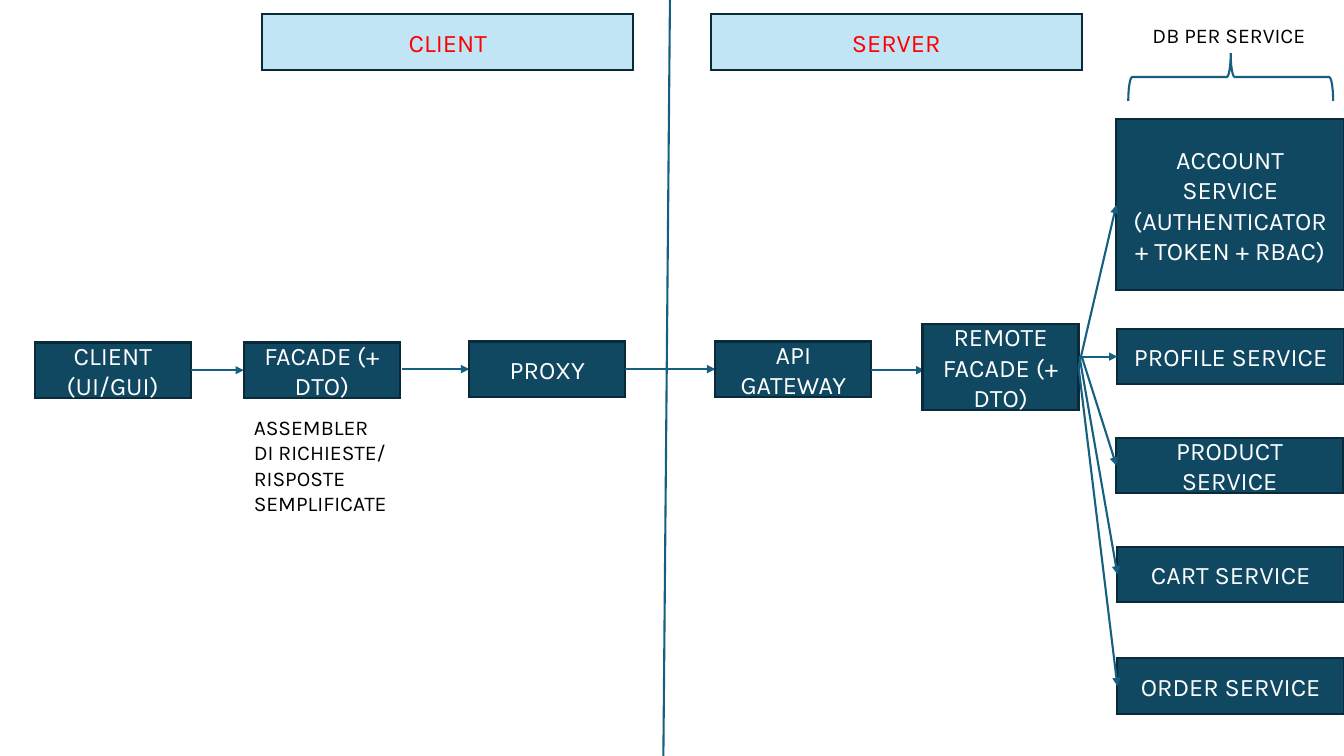
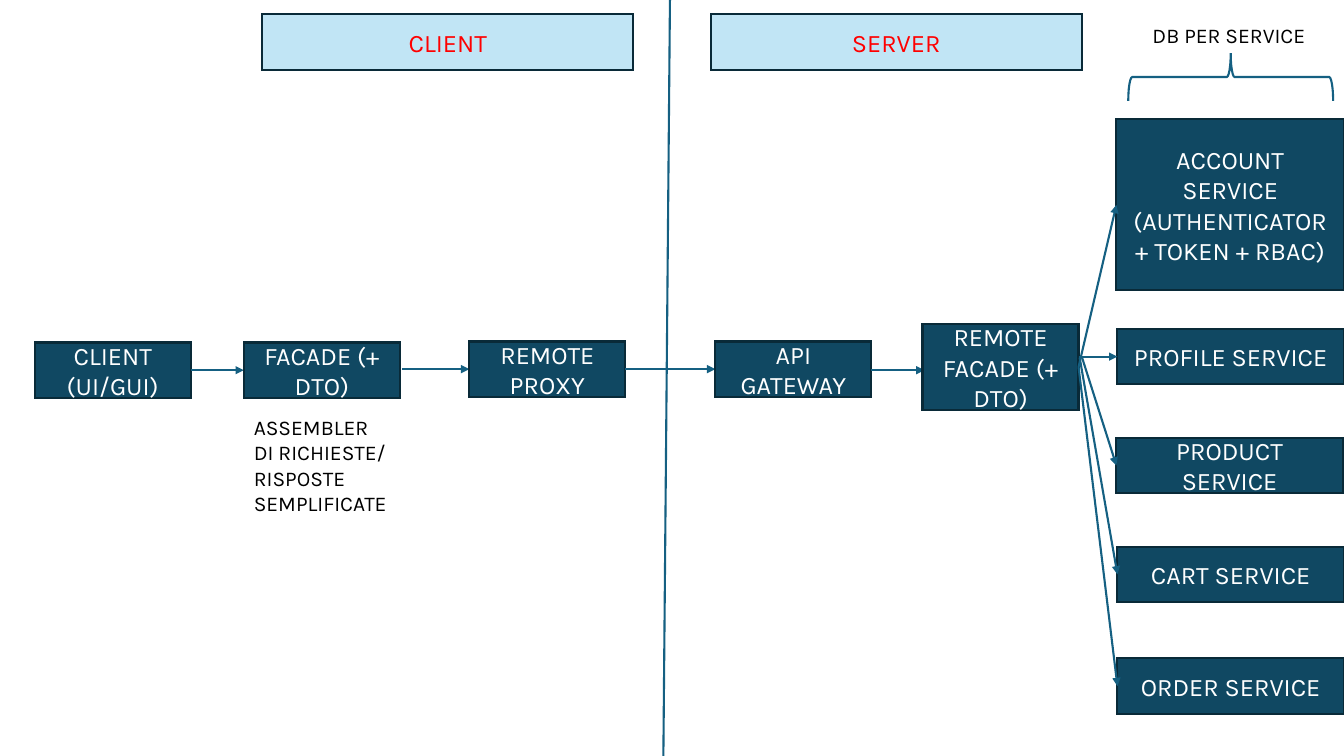
Before and after one commit to enzobarba/Supermarket_with_microservices, a slide deck: slide 1 of Design draft.pptx. Drawn at 1344x756 pixels with LibreOffice and Linux fonts; fonts in the diff are those of the drawing. Boxes give left, top, right and bottom in pixels: in the first picture for what was removed or moved away, otherwise in the second. Text is boxed around its words. In the diff, an @@ line names an element or a change of style, - is before the commit and + after.

```diff
--- a/Design draft.pptx
+++ b/Design draft.pptx
@@ text in rectangle at [500, 341, 594, 400]: text changed @@
-PROXY
+REMOTE PROXY
```
Also in this commit, not shown: 5 other files.
